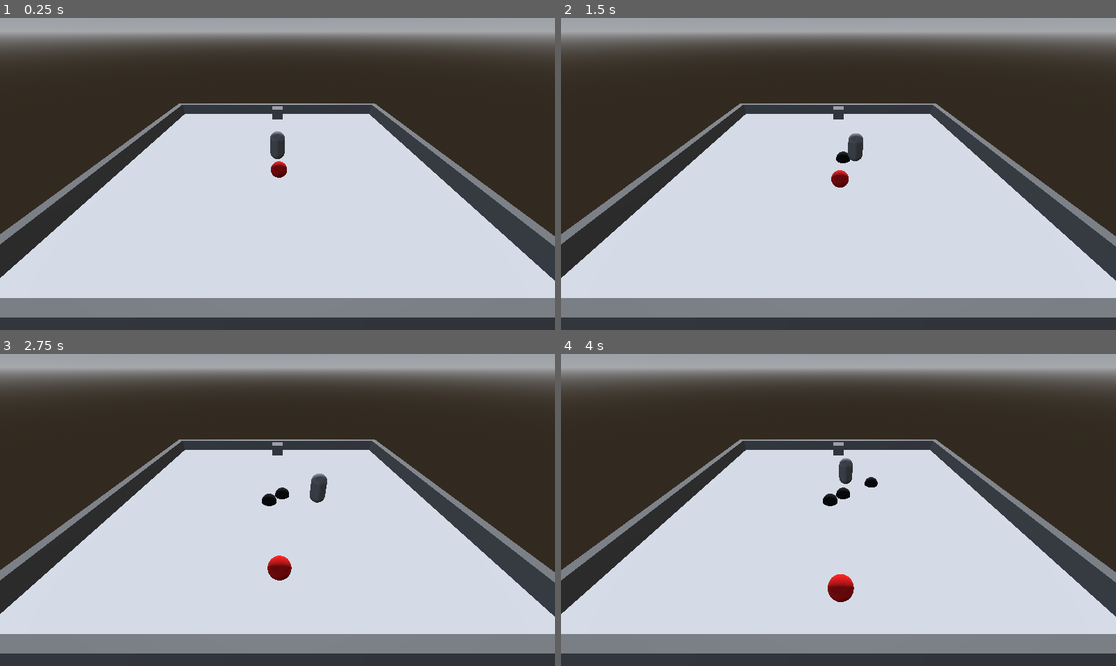
Above: before the commit, frames 1-4 (two rows, left to right).
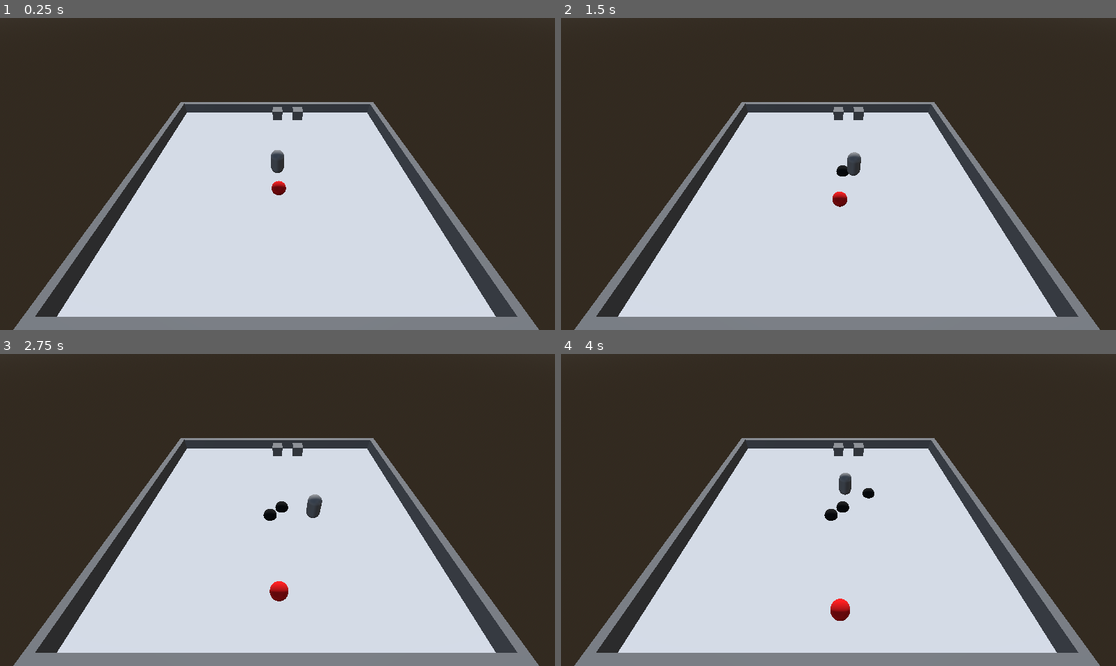
Above: after the commit, the same moments.

Repository: imalexlov1/BomberMan
Game: Godot game, scene res://bomberman/main.tscn
Same seed, same stepped clock (60 frames per second), same inputs: the game is played once before the commit and once after it.
Inputs:
- Up to frame 1 (0.25 s): no input
- Up to frame 2 (1.5 s): hold D (droite) 0.53-1.28 s; tap Keypad 0 (poser_bombe) at 0.6 s; hold Left (gauche) from 1.28 s (still down); tap S (reculer) at 1.35 s
- Up to frame 3 (2.75 s): release Left (gauche) at 2.03 s; hold D (droite) from 2.03 s (still down); tap Keypad 0 (poser_bombe) at 2.1 s
- Up to frame 4 (4 s): release D (droite) at 2.78 s; hold W (avancer) 2.78-3.53 s; tap S (reculer) at 2.85 s; hold Left (gauche) from 3.53 s (still down); tap Keypad 0 (poser_bombe) at 3.6 s

The runs differ from the first frame. In frame 1, 35% of the frame differs, in the area x 0-100%, y 0-100%; in frame 2, 35%; in frame 3, 36%; in frame 4, 36%.

Commit message:
add wall

Diff:
--- a/bomberman/main.tscn
+++ b/bomberman/main.tscn
@@ -22,7 +22,7 @@
 environment = SubResource("Environment_1bvp3")
 
 [node name="Camera3D" type="Camera3D" parent="."]
-transform = Transform3D(1, 0, 0, 0, 0.81915206, 0.57357645, 0, -0.57357645, 0.81915206, 0, 7.5, 12.514151)
+transform = Transform3D(1, 0, 0, 0, 0.7071068, 0.7071068, 0, -0.7071068, 0.7071068, 0, 11.312714, 11.515271)
 
 [node name="Mur" parent="." instance=ExtResource("1_0vp4s")]
 transform = Transform3D(1, 0, 0, 0, 1, 0, 0, 0, 1, 0, -0.3007927, -9.472788)
--- a/bomberman/mur/mur.tscn
+++ b/bomberman/mur/mur.tscn
@@ -79,3 +79,138 @@
 
 [node name="CollisionShape3D" type="CollisionShape3D" parent="StaticBody3D5"]
 shape = SubResource("BoxShape3D_fbilk")
+
+[node name="StaticBody3D6" type="StaticBody3D" parent="."]
+transform = Transform3D(1, 0, 0, 0, 1, 0, 0, 0, 1, 2.0902936, 1, 1.3941443)
+
+[node name="MeshInstance3D" type="MeshInstance3D" parent="StaticBody3D6"]
+mesh = SubResource("BoxMesh_6wo4e")
+
+[node name="CollisionShape3D" type="CollisionShape3D" parent="StaticBody3D6"]
+shape = SubResource("BoxShape3D_fbilk")
+
+[node name="StaticBody3D7" type="StaticBody3D" parent="."]
+transform = Transform3D(1, 0, 0, 0, 1, 0, 0, 0, 1, 0, 1, 1.3941443)
+
+[node name="MeshInstance3D" type="MeshInstance3D" parent="StaticBody3D7"]
+mesh = SubResource("BoxMesh_6wo4e")
+
+[node name="CollisionShape3D" type="CollisionShape3D" parent="StaticBody3D7"]
+shape = SubResource("BoxShape3D_fbilk")
+
+[node name="StaticBody3D8" type="StaticBody3D" parent="."]
+transform = Transform3D(1, 0, 0, 0, 1, 0, 0, 0, 1, 2.0902936, 1, 1.3941443)
+
+[node name="MeshInstance3D" type="MeshInstance3D" parent="StaticBody3D8"]
+mesh = SubResource("BoxMesh_6wo4e")
+
+[node name="CollisionShape3D" type="CollisionShape3D" parent="StaticBody3D8"]
+shape = SubResource("BoxShape3D_fbilk")
+
+[node name="StaticBody3D9" type="StaticBody3D" parent="."]
+transform = Transform3D(1, 0, 0, 0, 1, 0, 0, 0, 1, 2.0902936, 1, 1.3941443)
+
+[node name="MeshInstance3D" type="MeshInstance3D" parent="StaticBody3D9"]
+mesh = SubResource("BoxMesh_6wo4e")
+
+[node name="CollisionShape3D" type="CollisionShape3D" parent="StaticBody3D9"]
+shape = SubResource("BoxShape3D_fbilk")
+
+[node name="StaticBody3D10" type="StaticBody3D" parent="."]
+transform = Transform3D(1, 0, 0, 0, 1, 0, 0, 0, 1, 2.0902936, 1, 1.3941443)
+
+[node name="MeshInstance3D" type="MeshInstance3D" parent="StaticBody3D10"]
+mesh = SubResource("BoxMesh_6wo4e")
+
+[node name="CollisionShape3D" type="CollisionShape3D" parent="StaticBody3D10"]
+shape = SubResource("BoxShape3D_fbilk")
+
+[node name="StaticBody3D11" type="StaticBody3D" parent="."]
+transform = Transform3D(1, 0, 0, 0, 1, 0, 0, 0, 1, 2.0902936, 1, 1.3941443)
+
+[node name="MeshInstance3D" type="MeshInstance3D" parent="StaticBody3D11"]
+mesh = SubResource("BoxMesh_6wo4e")
+
+[node name="CollisionShape3D" type="CollisionShape3D" parent="StaticBody3D11"]
+shape = SubResource("BoxShape3D_fbilk")
+
+[node name="StaticBody3D12" type="StaticBody3D" parent="."]
+transform = Transform3D(1, 0, 0, 0, 1, 0, 0, 0, 1, 2.0902936, 1, 1.3941443)
+
+[node name="MeshInstance3D" type="MeshInstance3D" parent="StaticBody3D12"]
+mesh = SubResource("BoxMesh_6wo4e")
+
+[node name="CollisionShape3D" type="CollisionShape3D" parent="StaticBody3D12"]
+shape = SubResource("BoxShape3D_fbilk")
+
+[node name="StaticBody3D13" type="StaticBody3D" parent="."]
+transform = Transform3D(1, 0, 0, 0, 1, 0, 0, 0, 1, 2.0902936, 1, 1.3941443)
+
+[node name="MeshInstance3D" type="MeshInstance3D" parent="StaticBody3D13"]
+mesh = SubResource("BoxMesh_6wo4e")
+
+[node name="CollisionShape3D" type="CollisionShape3D" parent="StaticBody3D13"]
+shape = SubResource("BoxShape3D_fbilk")
+
+[node name="StaticBody3D14" type="StaticBody3D" parent="."]
+transform = Transform3D(1, 0, 0, 0, 1, 0, 0, 0, 1, 2.0902936, 1, 1.3941443)
+
+[node name="MeshInstance3D" type="MeshInstance3D" parent="StaticBody3D14"]
+mesh = SubResource("BoxMesh_6wo4e")
+
+[node name="CollisionShape3D" type="CollisionShape3D" parent="StaticBody3D14"]
+shape = SubResource("BoxShape3D_fbilk")
+
+[node name="StaticBody3D15" type="StaticBody3D" parent="."]
+transform = Transform3D(1, 0, 0, 0, 1, 0, 0, 0, 1, 2.0902936, 1, 1.3941443)
+
+[node name="MeshInstance3D" type="MeshInstance3D" parent="StaticBody3D15"]
+mesh = SubResource("BoxMesh_6wo4e")
+
+[node name="CollisionShape3D" type="CollisionShape3D" parent="StaticBody3D15"]
+shape = SubResource("BoxShape3D_fbilk")
+
+[node name="StaticBody3D16" type="StaticBody3D" parent="."]
+transform = Transform3D(1, 0, 0, 0, 1, 0, 0, 0, 1, 2.0902936, 1, 1.3941443)
+
+[node name="MeshInstance3D" type="MeshInstance3D" parent="StaticBody3D16"]
+mesh = SubResource("BoxMesh_6wo4e")
+
+[node name="CollisionShape3D" type="CollisionShape3D" parent="StaticBody3D16"]
+shape = SubResource("BoxShape3D_fbilk")
+
+[node name="StaticBody3D17" type="StaticBody3D" parent="."]
+transform = Transform3D(1, 0, 0, 0, 1, 0, 0, 0, 1, 2.0902936, 1, 1.3941443)
+
+[node name="MeshInstance3D" type="MeshInstance3D" parent="StaticBody3D17"]
+mesh = SubResource("BoxMesh_6wo4e")
+
+[node name="CollisionShape3D" type="CollisionShape3D" parent="StaticBody3D17"]
+shape = SubResource("BoxShape3D_fbilk")
+
+[node name="StaticBody3D18" type="StaticBody3D" parent="."]
+transform = Transform3D(1, 0, 0, 0, 1, 0, 0, 0, 1, 2.0902936, 1, 1.3941443)
+
+[node name="MeshInstance3D" type="MeshInstance3D" parent="StaticBody3D18"]
+mesh = SubResource("BoxMesh_6wo4e")
+
+[node name="CollisionShape3D" type="CollisionShape3D" parent="StaticBody3D18"]
+shape = SubResource("BoxShape3D_fbilk")
+
+[node name="StaticBody3D19" type="StaticBody3D" parent="."]
+transform = Transform3D(1, 0, 0, 0, 1, 0, 0, 0, 1, 2.0902936, 1, 1.3941443)
+
+[node name="MeshInstance3D" type="MeshInstance3D" parent="StaticBody3D19"]
+mesh = SubResource("BoxMesh_6wo4e")
+
+[node name="CollisionShape3D" type="CollisionShape3D" parent="StaticBody3D19"]
+shape = SubResource("BoxShape3D_fbilk")
+
+[node name="StaticBody3D20" type="StaticBody3D" parent="."]
+transform = Transform3D(1, 0, 0, 0, 1, 0, 0, 0, 1, 2.0902936, 1, 1.3941443)
+
+[node name="MeshInstance3D" type="MeshInstance3D" parent="StaticBody3D20"]
+mesh = SubResource("BoxMesh_6wo4e")
+
+[node name="CollisionShape3D" type="CollisionShape3D" parent="StaticBody3D20"]
+shape = SubResource("BoxShape3D_fbilk")
